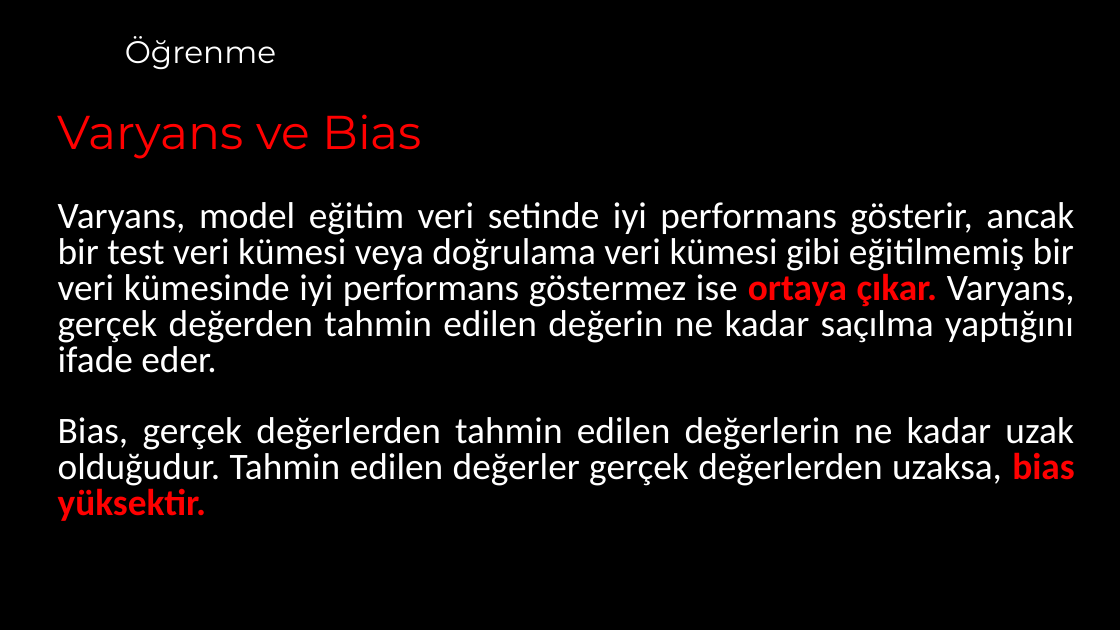
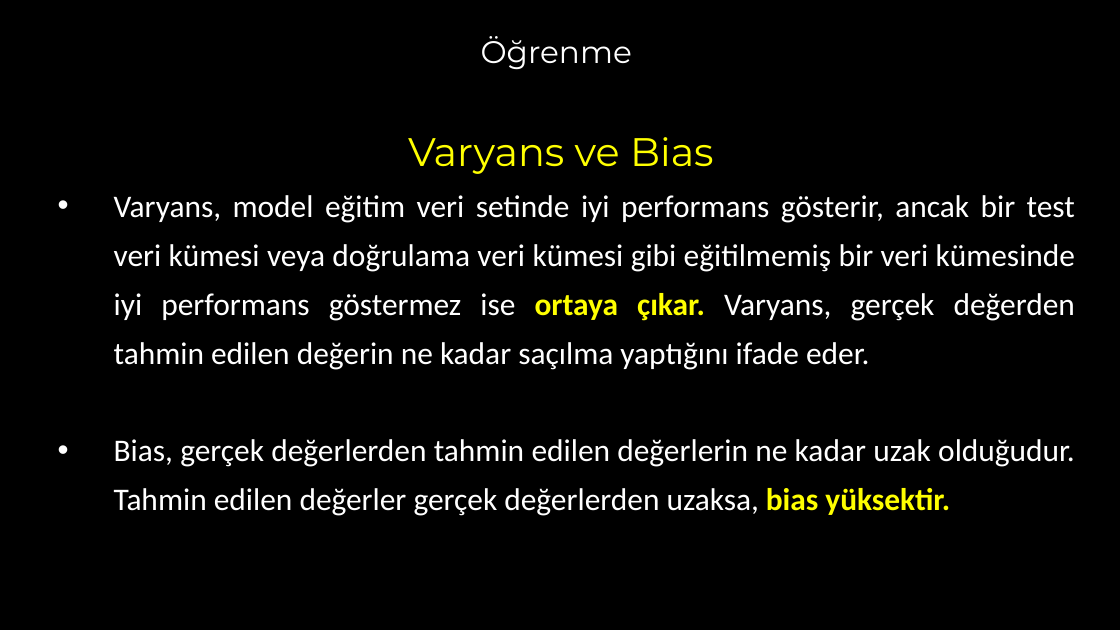
Before and after one commit to akaraci/Makine-Ogrenmesi, a slide deck: slide 26 of Sunular/MÖT-Hafta-4 - Underfitting_and_Overfitting.pptx (slide 25 before the commit). Drawn at 1120x630 pixels with LibreOffice and Linux fonts; fonts in the diff are those of the drawing. Boxes give left, top, right and bottom in pixels: in the first picture for what was removed or moved away, otherwise in the second. Text is boxed around its words. In the diff, an @@ line names an element or a change of style, - is before the commit and + after.

```diff
--- a/Sunular/MÖT-Hafta-4 - Underfitting_and_Overfitting.pptx
+++ b/Sunular/MÖT-Hafta-4 - Underfitting_and_Overfitting.pptx
@@ title "Öğrenme" at (x1=481, y1=36, x2=632, y2=70): alignment left to centre @@
@@ text "Varyans ve Bias" at (x1=114, y1=137, x2=1075, y2=516): size 30.5 to 25.6 pt in "Varyans ve Bias"; text colour #FF0000 to #FFFF00 in "Varyans ve Bias", "ortaya çıkar.", "bias yüksektir."; size 24.1 to 20.1 pt; alignment left to centre; line spacing 0.8 to 1.3; bullet none to • @@
```
Also in this commit, not shown: 7 other slides changed, 1 slide added, 6 other files.
